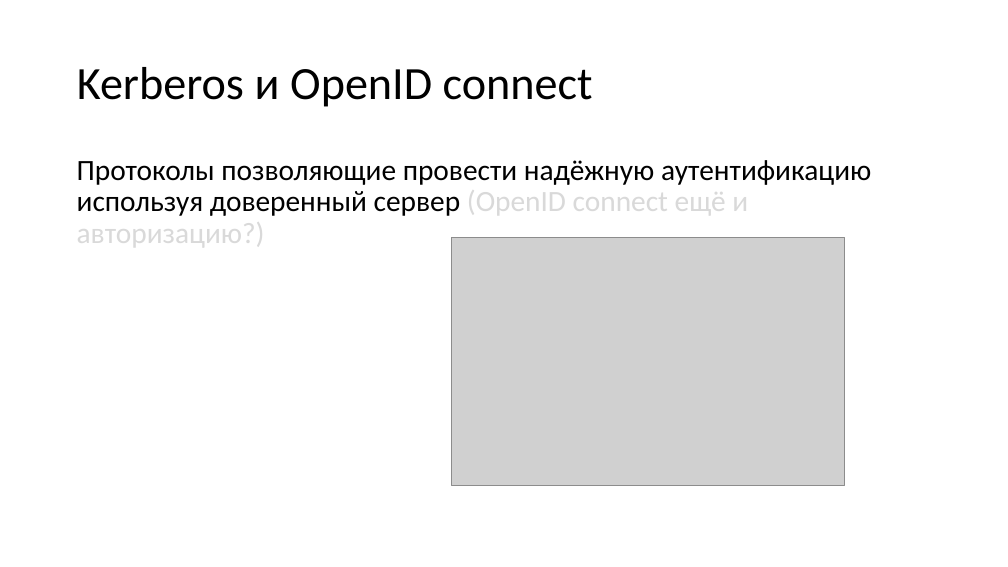
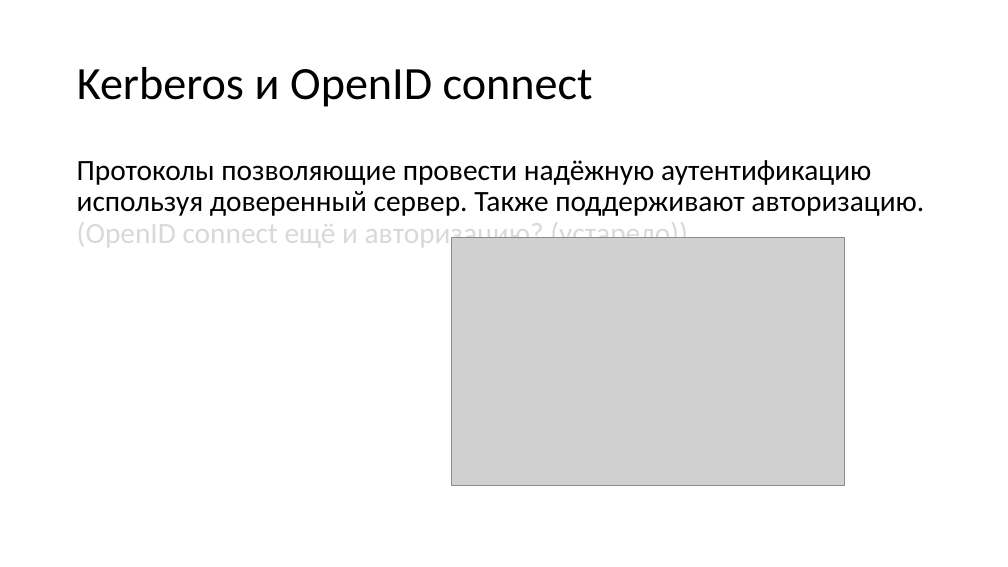
Before and after one commit to KozinOleg97/diplom, a slide deck: slide 13 of Vkr_p2.ppt. Drawn at 1008x567 pixels with LibreOffice and Linux fonts; fonts in the diff are those of the drawing; grey boxes stand for pictures. Boxes give left, top, right and bottom in pixels: in the first picture for what was removed or moved away, otherwise in the second. Text is boxed around its words. In the diff, an @@ line names an element or a change of style, - is before the commit and + after.

```diff
--- a/Vkr_p2.ppt
+++ b/Vkr_p2.ppt
@@ text at (77,160,924,252): text changed @@
-Протоколы позволяющие провести надёжную аутентификацию используя доверенный сервер (OpenID connect ещё и авторизацию?)
+Протоколы позволяющие провести надёжную аутентификацию используя доверенный сервер. Также поддерживают авторизацию. (OpenID connect ещё и авторизацию? (устарело))
```
Also in this commit, not shown: 3 other slides changed, 2 slides added, 2 slides removed, 1 other file.
